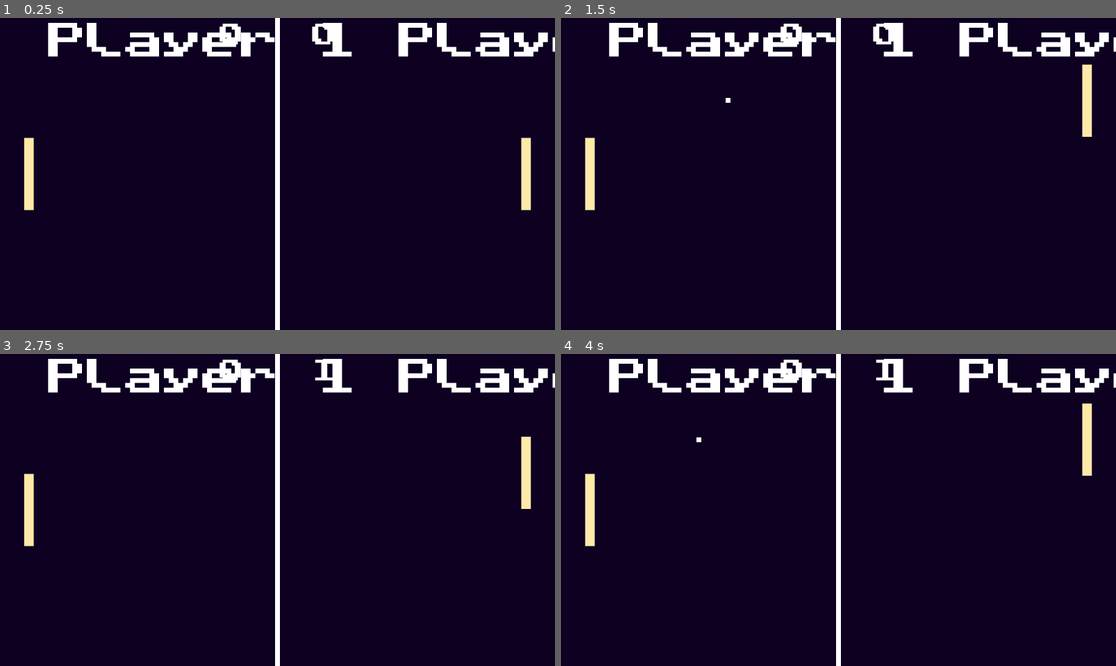
Above: before the commit, frames 1-4 (two rows, left to right).
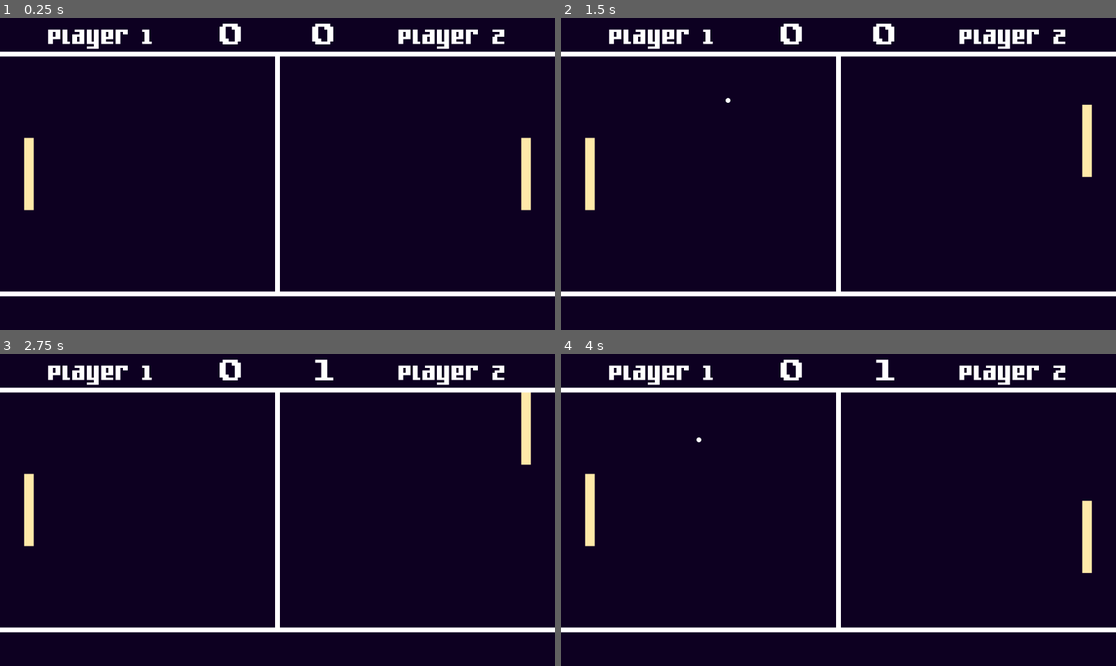
Above: after the commit, the same moments.

Repository: CaffeineBar/PongGame
Game: Godot game, scene res://Scenes/pong.tscn
Two runs of this game, one before a commit and one after it. Both use one fixed random seed, a clock stepped at 60 frames per second and the inputs below.
Inputs:
- Up to frame 1 (0.25 s): no input
- Up to frame 2 (1.5 s): tap Enter at 0.5 s; hold Up (ui_up) 0.53-1.28 s; hold Down (ui_down) from 1.28 s (still down)
- Up to frame 3 (2.75 s): release Down (ui_down) at 2.03 s; hold Up (ui_up) from 2.03 s (still down)
- Up to frame 4 (4 s): release Up (ui_up) at 3.53 s; hold Down (ui_down) from 3.53 s (still down)

The runs differ from the first frame. In frame 1, 5.8% of the frame differs, in the area x 0-100%, y 0-100%; in frame 2, 6.3%; in frame 3, 6.4%; in frame 4, 6.7%.

Commit message:
second commit

Diff:
--- a/Scenes/pong.tscn
+++ b/Scenes/pong.tscn
@@ -1,13 +1,15 @@
-[gd_scene load_steps=14 format=3 uid="uid://bc83mivj8r55w"]
+[gd_scene load_steps=16 format=3 uid="uid://bc83mivj8r55w"]
 
-[ext_resource type="Texture2D" uid="uid://dk5nxkc5wyfjy" path="res://Assets/Bg.png" id="1_e0klk"]
+[ext_resource type="Texture2D" uid="uid://dq5xwovl3ptdg" path="res://Assets/bg-pong-game.png" id="1_e86jt"]
 [ext_resource type="Script" uid="uid://by2uwsitjy0tf" path="res://Script/main.gd" id="2_6mn82"]
 [ext_resource type="FontFile" uid="uid://c2nyqc7vu1v4p" path="res://Assets/pixel_font.ttf" id="2_8nxyt"]
 [ext_resource type="Script" uid="uid://cje0vx7j53605" path="res://Script/player.gd" id="3_6mn82"]
 [ext_resource type="Script" uid="uid://dpwt3dig2dlbe" path="res://Script/bola.gd" id="4_4c4gb"]
 [ext_resource type="Script" uid="uid://c4540w1qkmq7o" path="res://Script/cpu.gd" id="4_4e36o"]
+[ext_resource type="Texture2D" uid="uid://cv3thyj6rskh0" path="res://Assets/bola.png" id="6_ji5cf"]
 [ext_resource type="AudioStream" uid="uid://ce3ieeoy38cic" path="res://Assets/[freesound-edited] pong ball.wav" id="6_quh8c"]
 [ext_resource type="AudioStream" uid="uid://dx57sgp1evs4t" path="res://Assets/[freesound-edited] pling sound effect.wav" id="8_2yi6e"]
+[ext_resource type="FontFile" uid="uid://bguewvn1rhgbr" path="res://Assets/Gamer.ttf" id="9_tsdg2"]
 
 [sub_resource type="RectangleShape2D" id="RectangleShape2D_6mn82"]
 size = Vector2(20, 150)
@@ -26,7 +28,7 @@
 
 [node name="Main" type="Sprite2D"]
 texture_filter = 1
-texture = ExtResource("1_e0klk")
+texture = ExtResource("1_e86jt")
 centered = false
 script = ExtResource("2_6mn82")
 metadata/_edit_horizontal_guides_ = [80.0, 576.0]
@@ -72,19 +74,6 @@
 collision_mask = 3
 script = ExtResource("4_4c4gb")
 
-[node name="ColorRect" type="ColorRect" parent="Bola"]
-anchors_preset = 8
-anchor_left = 0.5
-anchor_top = 0.5
-anchor_right = 0.5
-anchor_bottom = 0.5
-offset_left = -5.0
-offset_top = -5.0
-offset_right = 5.0
-offset_bottom = 5.0
-grow_horizontal = 2
-grow_vertical = 2
-
 [node name="TextureRect" type="TextureRect" parent="Bola"]
 anchors_preset = 8
 anchor_left = 0.5
@@ -97,6 +86,7 @@
 offset_bottom = 5.0
 grow_horizontal = 2
 grow_vertical = 2
+texture = ExtResource("6_ji5cf")
 expand_mode = 1
 
 [node name="CollisionShape2D" type="CollisionShape2D" parent="Bola"]
@@ -158,7 +148,7 @@
 offset_left = 100.0
 offset_right = 320.0
 offset_bottom = 64.0
-theme_override_fonts/font = ExtResource("2_8nxyt")
+theme_override_fonts/font = ExtResource("9_tsdg2")
 theme_override_font_sizes/font_size = 80
 text = "Player 1"
 horizontal_alignment = 1
@@ -168,7 +158,7 @@
 offset_left = 827.0
 offset_right = 1052.0
 offset_bottom = 131.0
-theme_override_fonts/font = ExtResource("2_8nxyt")
+theme_override_fonts/font = ExtResource("9_tsdg2")
 theme_override_font_sizes/font_size = 80
 text = "Player 2
 "
--- a/Script/cpu.gd
+++ b/Script/cpu.gd
@@ -14,14 +14,22 @@
 
 # Called every frame. 'delta' is the elapsed time since the previous frame.
 func _process(delta: float) -> void:
-	posisi_bola = $"../Bola".position
-	jarak = position.y - posisi_bola.y
+	#UNTUK CPU AKTIFKAN INI
+	#posisi_bola = $"../Bola".position
+	#jarak = position.y - posisi_bola.y
+	#
+	#if abs(jarak) > get_parent().KECEPATAN_PADEL *  delta:
+		#bergerak_oleh = get_parent().KECEPATAN_PADEL * delta * (jarak / abs(jarak))
+	#else:
+		#bergerak_oleh = jarak
+	#
+	#position.y -= bergerak_oleh
 
-	if abs(jarak) > get_parent().KECEPATAN_PADEL *  delta:
-		bergerak_oleh = get_parent().KECEPATAN_PADEL * delta * (jarak / abs(jarak))
-	else:
-		bergerak_oleh = jarak
-
-	position.y -= bergerak_oleh
+	if Input.is_action_pressed("ui_up"):
+		position.y -= get_parent().KECEPATAN_PADEL *  delta
+		print("Bergerak ke atas")
+	if Input.is_action_pressed("ui_down"):
+		position.y += get_parent().KECEPATAN_PADEL *  delta
+		print("Bergerak ke bawah")
 
 	position.y = clamp(position.y, tinggi_padel / 2 + 80, tinggi_window - tinggi_padel / 2 - 80)
Binary file added: Assets/Gamer.ttf
Not shown, added: Assets/Gamer.ttf.import
Binary file added: Assets/bg-pong-game.png
Not shown, added: Assets/bg-pong-game.png.import
Binary file added: Assets/bola.png
Not shown, added: Assets/bola.png.import
